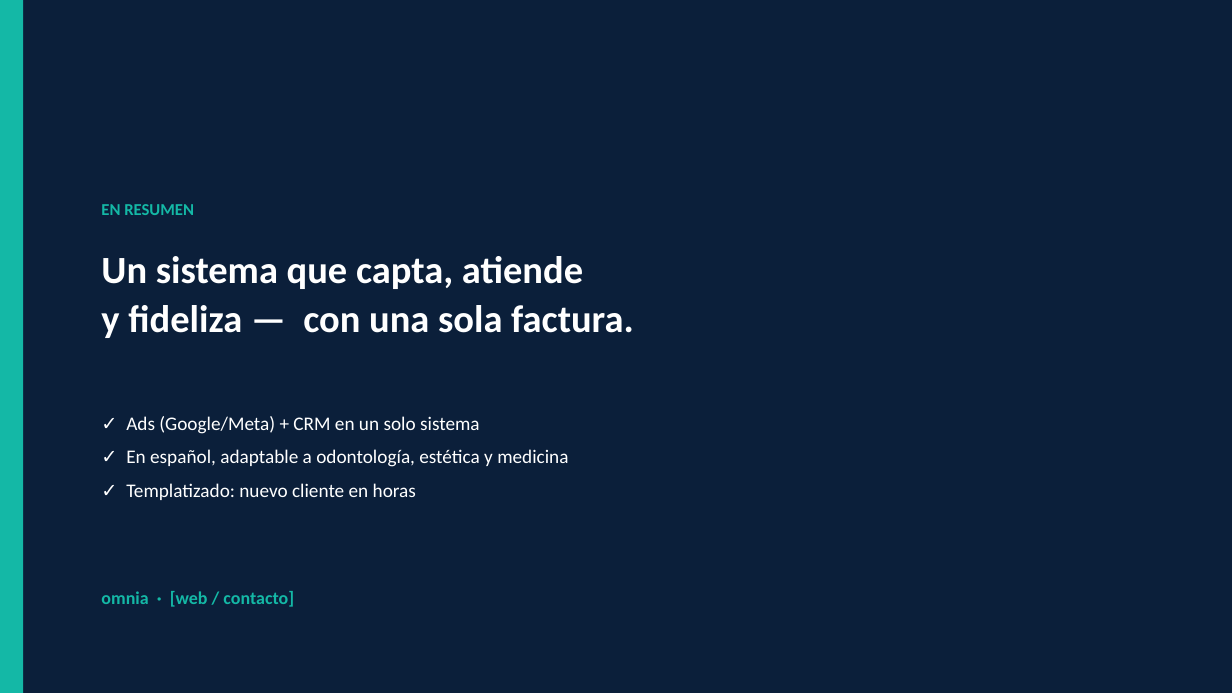
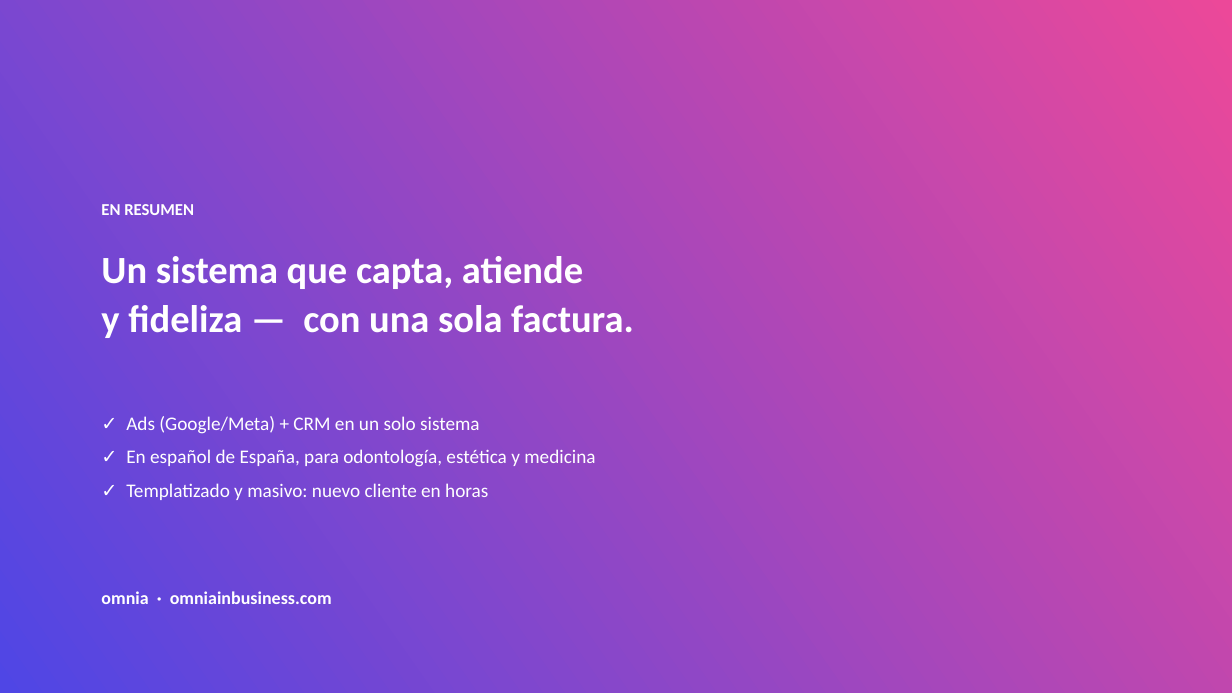
Before and after one commit to henrybuenano-ux/snapshot-generico, a slide deck: slide 17 of presentacion/omnia-sistema-clinicas.pptx. Drawn at 1232x693 pixels with LibreOffice and Linux fonts; fonts in the diff are those of the drawing. Boxes give left, top, right and bottom in pixels: in the first picture for what was removed or moved away, otherwise in the second. Text is boxed around its words. In the diff, an @@ line names an element or a change of style, - is before the commit and + after.

```diff
--- a/presentacion/omnia-sistema-clinicas.pptx
+++ b/presentacion/omnia-sistema-clinicas.pptx
@@ rectangle at (x1=0, y1=0, x2=1232, y2=693): fill #0B1F3A to gradient #4F46E5 to #EC4899 @@
@@ rectangle removed at (x1=0, y1=0, x2=23, y2=693) @@
@@ text "EN RESUMEN" at (x1=101, y1=204, x2=194, y2=215): text colour #14B8A6 to #FFFFFF @@
@@ text at (x1=126, y1=449, x2=595, y2=500): text changed @@
-✓ En español, adaptable a odontología, estética y medicina
-✓ Templatizado: nuevo cliente en horas
+✓ En español de España, para odontología, estética y medicina
+✓ Templatizado y masivo: nuevo cliente en horas
@@ text at (x1=101, y1=591, x2=332, y2=604): text changed; text colour #14B8A6 to #FFFFFF @@
-omnia · [web / contacto]
+omnia · omniainbusiness.com
```
Also in this commit, not shown: 15 other slides changed, 1 slide added, 1 slide removed, 1 other file.
